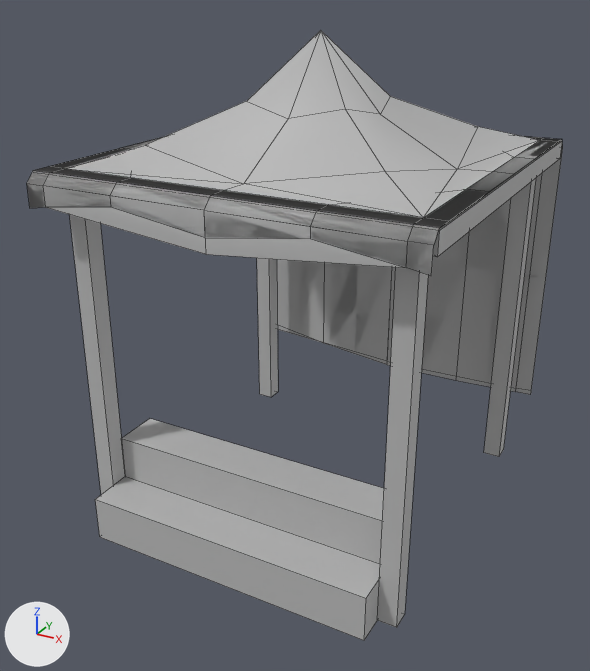
The FBX model Assets/Meshes/Building Parts/Market Stalls/Mesh_MarketStall_002.fbx: old version first, new version second.
Both versions are drawn from a 50 mm lens placed at (2.93, -2.77, 2.83), pointed at (0.94, 0.84, 1.03). The axes (+X, +Y, +Z) are drawn at lower left. The lights are the same throughout. Mesh edges are drawn as thin lines. Where no turn or scale is listed for an object, it has been applied to the vertices.

The first picture shows 'Mesh_MarketStallSteps2_01', 'Mesh_MarketStallTarp2_01', 'Mesh_MarketStallTarp2_02', 'Mesh_MarketStall_002'.
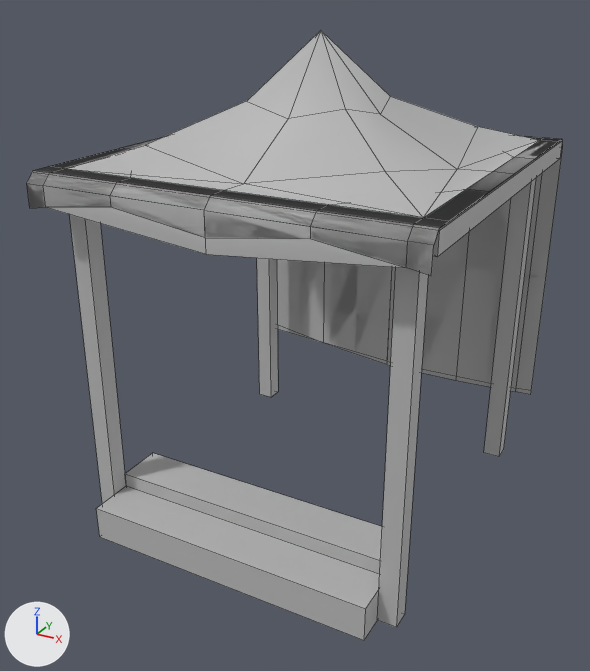
Commit message: Mats graffiti so that there blending is transparent   mesh market stall 002 step  shad portal

Location of each change, [x1, y1, x2, y2] in pixels of the pictures (590 x 671 px):
'Mesh_MarketStallSteps2_01', reshaped (15% shorter)
    before: [95, 419, 384, 641]
    after: [96, 453, 382, 641]

What changed in the scene script:
```text
Change me_mesh_003:
    where me_mesh_003.from_pydata(...)  # 12 vertices, 9 faces; spans x -0.8..0.8, y -1.06..-0.56, z 0.0..0.5
    used by ob_mesh_marketstallsteps2_01; location = (1.0, 1.012, 0.0)
    before: 2 (-0.8, -1.06, 0.25) at pixel (95, 499), 3 (0.8, -1.06, 0.25) at pixel (366, 598), 6 (-0.8, -0.81, 0.25) at pixel (125, 476), 7 (0.8, -0.81, 0.25), 8 (-0.8, -0.81, 0.5) at pixel (121, 438)
    before: 9 (0.8, -0.81, 0.5), 10 (0.8, -0.56, 0.5), 11 (-0.8, -0.56, 0.5) at pixel (149, 418)
    me_mesh_003 part 1
    add for i in [*range(8, 12)]: me_mesh_003.vertices[i].co += Vector((0.0, 0.0, -0.23))
    add for i in [2, 3, 6, 7]: me_mesh_003.vertices[i].co += Vector((0.0, 0.0, -0.06))
```
